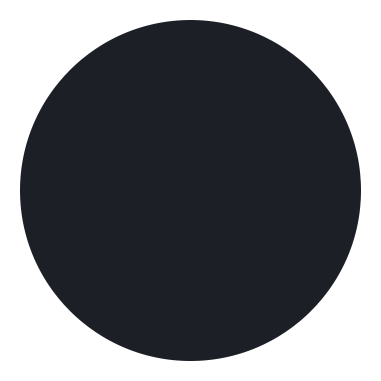
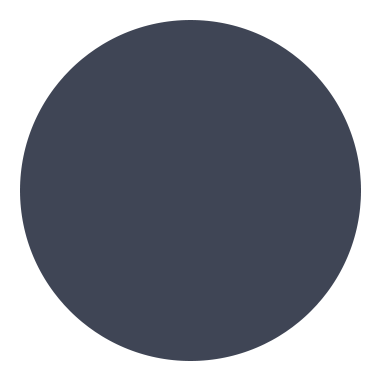
Layers edited between the first and the second w=381, h=381 image:
painted on "Ellipse 1" over [left=20, top=20, right=361, bottom=361]
